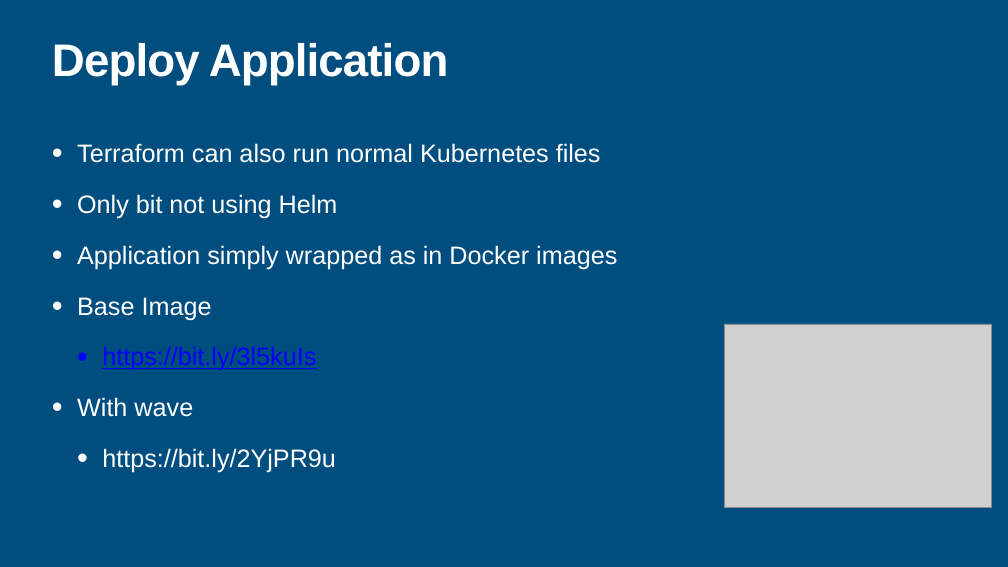
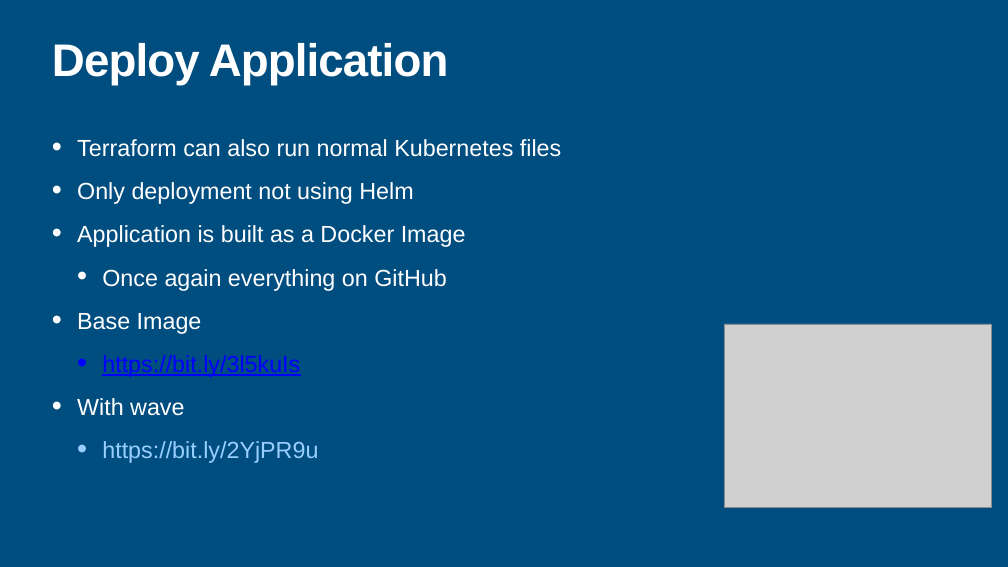
Before and after one commit to haakco/deploying-laravel-app, a slide deck: slide 16 of presentation/TakingThePainOutOfApllicationDeployment.pptx. Drawn at 1008x567 pixels with LibreOffice and Linux fonts; fonts in the diff are those of the drawing; grey boxes stand for pictures. Boxes give left, top, right and bottom in pixels: in the first picture for what was removed or moved away, otherwise in the second. Text is boxed around its words. In the diff, an @@ line names an element or a change of style, - is before the commit and + after.

Commit message:
Updated presentation.

```diff
--- a/presentation/TakingThePainOutOfApllicationDeployment.pptx
+++ b/presentation/TakingThePainOutOfApllicationDeployment.pptx
@@ text at <box>77,139,561,463</box>: size 48 to 44.4 pt in "Terraform can also run normal Kubernetes files", "Base Image", "https://bit.ly/3l5kuIs", "With wave" and 1 more places; text colour #FFFFFF to #98CFFF in "https://bit.ly/2YjPR9u"; line spacing 0.9 to 0.7 @@
@@ text at <box>77,182,466,291</box>: text changed; size 48 to 44.4 pt @@
-• Only bit not using Helm
-• Application simply wrapped as in Docker images
+• Only deployment not using Helm
+• Application is built as a Docker Image
+  • Once again everything on GitHub
```
Also in this commit, not shown: 7 other slides changed.
